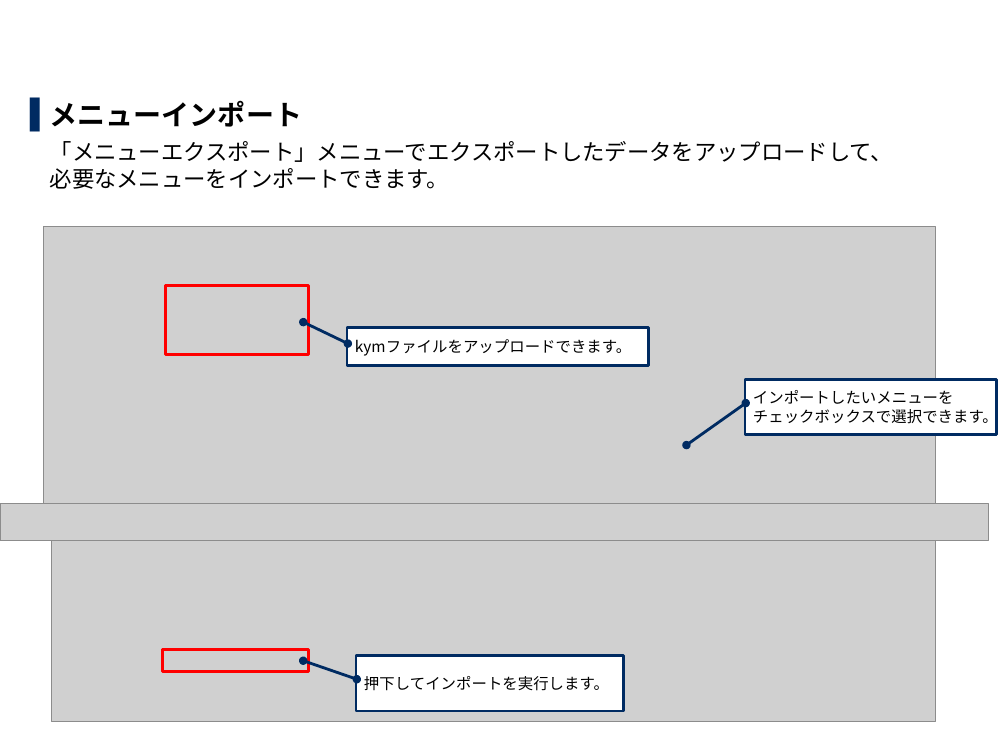
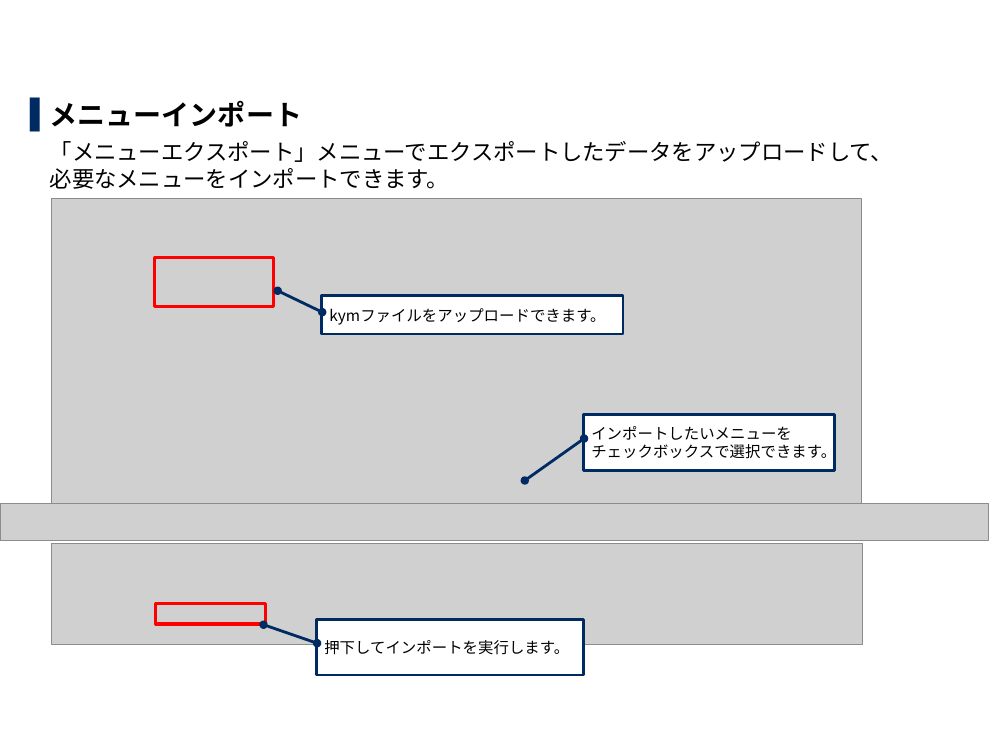
Before and after one commit to exastro-suite/it-automation-docs, a slide deck: slide 11 of asset/Learn_ja/ITA-export-import_classroom_lecture.pptx (slide 15 before the commit). Drawn at 1008x756 pixels with LibreOffice and Linux fonts; fonts in the diff are those of the drawing; grey boxes stand for pictures; background and template pictures are left out. Boxes give left, top, right and bottom in pixels: in the first picture for what was removed or moved away, otherwise in the second. Text is boxed around its words. In the diff, an @@ line names an element or a change of style, - is before the commit and + after.

```diff
--- a/asset/Learn_ja/ITA-export-import_classroom_lecture.pptx
+++ b/asset/Learn_ja/ITA-export-import_classroom_lecture.pptx
@@ picture: place and size @@
-picture at (43,227,935,522)
+picture at (51,199,861,507)
@@ rectangle: place and size @@
-rectangle at (165,285,308,354)
+rectangle at (154,258,273,306)
@@ border callout "kymファイルをアップロードできます。": place and size @@
-border callout "kymファイルをアップロードできます。" at (347,328,648,366)
+border callout "kymファイルをアップロードできます。" at (322,295,623,334)
@@ border callout "インポートしたいメニューを チェックボックスで選択できます。": place and size @@
-border callout "インポートしたいメニューを チェックボックスで選択できます。" at (745,379,996,434)
+border callout "インポートしたいメニューを チェックボックスで選択できます。" at (584,414,835,470)
@@ picture removed at (51,536,935,722) @@
@@ picture added at (51,543,863,644) @@
@@ rectangle: place and size @@
-rectangle at (162,649,308,671)
+rectangle at (156,604,266,624)
@@ border callout "押下してインポートを実行します。": place and size @@
-border callout "押下してインポートを実行します。" at (356,655,623,711)
+border callout "押下してインポートを実行します。" at (317,620,584,675)
```
Also in this commit, not shown: 7 other slides changed, 7 slides removed, 1 other file.
